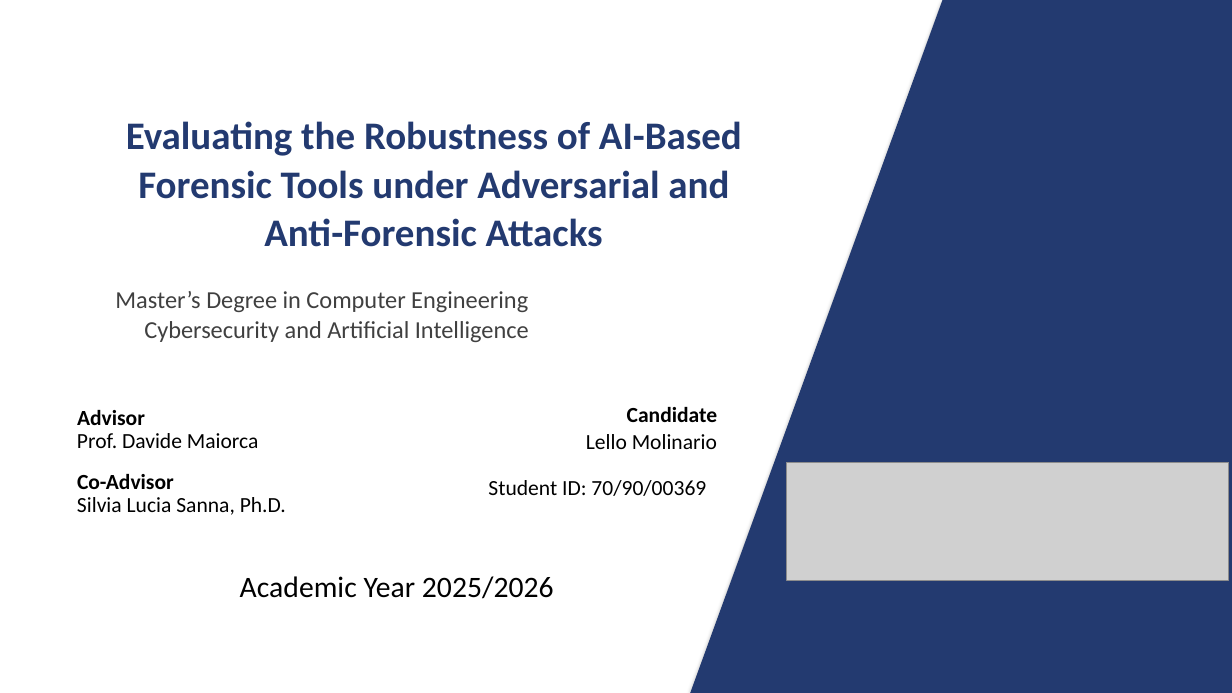
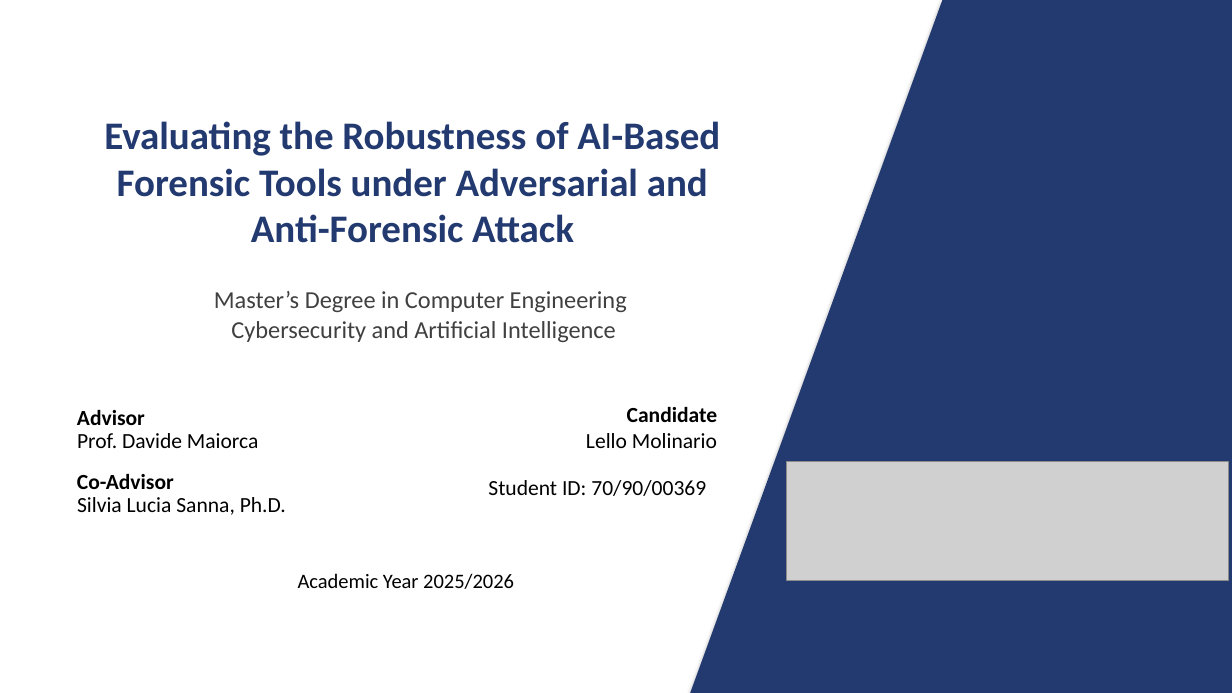
Before and after one commit to lmolinario/Molinario_Thesis_Defense_2026, a slide deck: slide 1 of Molinario_Thesis_Defense_2026.pptx. Drawn at 1232x693 pixels with LibreOffice and Linux fonts; fonts in the diff are those of the drawing; grey boxes stand for pictures. Boxes give left, top, right and bottom in pixels: in the first picture for what was removed or moved away, otherwise in the second. Text is boxed around its words. In the diff, an @@ line names an element or a change of style, - is before the commit and + after.

```diff
--- a/Molinario_Thesis_Defense_2026.pptx
+++ b/Molinario_Thesis_Defense_2026.pptx
@@ text "Evaluating the Robustness of AI-Based": place and size @@
-text "Evaluating the Robustness of AI-Based" at [126, 121, 742, 156]
+text "Evaluating the Robustness of AI-Based" at [104, 121, 720, 243]
@@ text at [104, 121, 720, 156]: alignment left to centre @@
@@ text at [117, 168, 708, 243]: paragraphs added @@
+Forensic Tools under Adversarial and
+Anti-Forensic Attack
@@ text removed at [138, 170, 729, 199] @@
-Forensic Tools under Adversarial and
@@ text removed at [264, 218, 603, 247] @@
-Anti-Forensic Attacks
@@ text "Master’s Degree in Computer Engineering" at [214, 291, 627, 312]: alignment left to centre @@
@@ text "Master’s Degree in Computer Engineering": place and size @@
-text "Master’s Degree in Computer Engineering" at [115, 291, 528, 312]
+text "Master’s Degree in Computer Engineering" at [214, 291, 627, 312]
@@ text "Cybersecurity and Artificial Intelligence": place and size @@
-text "Cybersecurity and Artificial Intelligence" at [144, 321, 529, 342]
+text "Cybersecurity and Artificial Intelligence" at [231, 321, 616, 342]
@@ text "Cybersecurity and Artificial Intelligence" at [231, 321, 616, 342]: alignment left to centre @@
@@ text "Academic Year 2025/2026": place and size @@
-text "Academic Year 2025/2026" at [240, 576, 554, 599]
+text "Academic Year 2025/2026" at [298, 573, 514, 589]
@@ text "Academic Year 2025/2026" at [298, 573, 514, 589]: size 23.1 to 16 pt @@
```
Also in this commit, not shown: 20 other slides changed, 1 other file.
